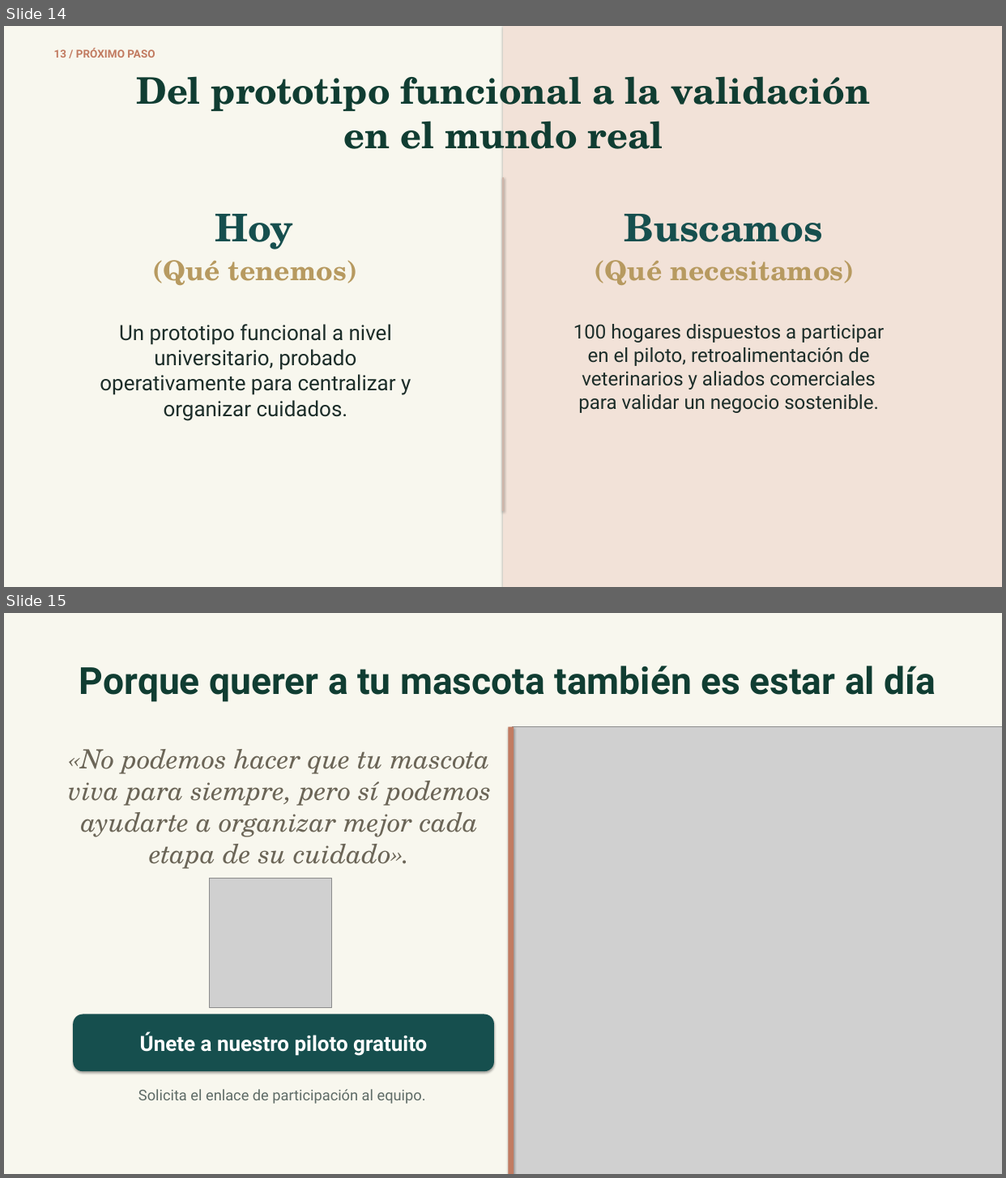
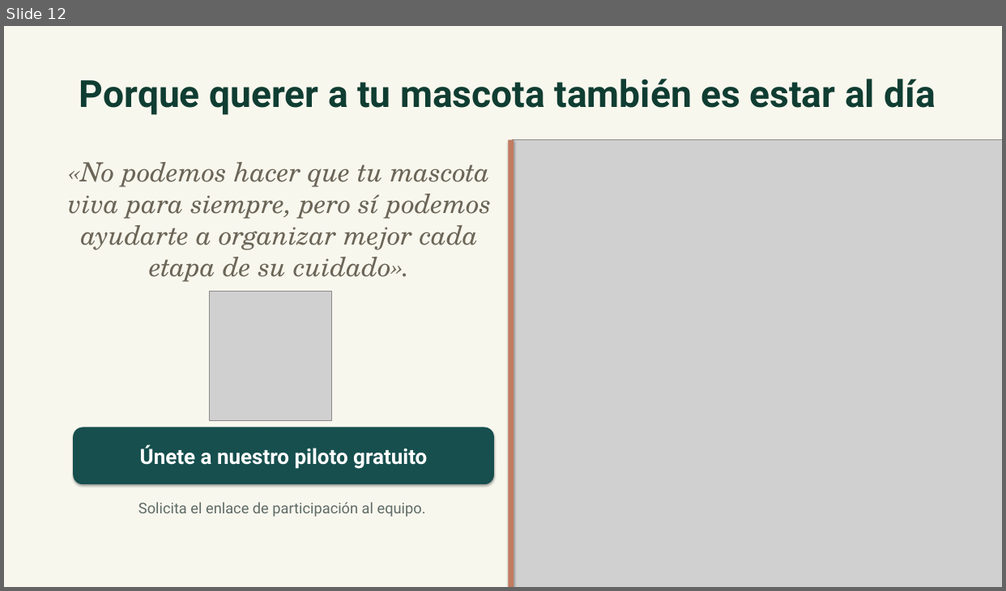
Before and after one commit to AlexTiclla/segundoProyectoIHC, a slide deck: Diapositiva/Mascota_al_dia.pptx. Shown one above the other, each under a label of ours: slides 14 and 15 before the commit, slide 12 after it. The pictures are 1006x1178 and 1006x591 pixels, drawn with LibreOffice and Linux fonts; fonts in the diff are those of the drawing; grey boxes stand for pictures. Boxes give left, top, right and bottom in pixels: in the first picture for what was removed or moved away, otherwise in the second. Text is boxed around its words. In the diff, an @@ line names an element or a change of style, - is before the commit and + after.

```diff
--- a/Diapositiva/Mascota_al_dia.pptx
+++ b/Diapositiva/Mascota_al_dia.pptx
@@ slide 14 removed at bbox=[4, 26, 1002, 587], background #F8F7EE @@
@@ text removed at bbox=[54, 48, 155, 58] @@
-13 / PRÓXIMO PASO
@@ rectangle removed at bbox=[503, 26, 1002, 587] @@
@@ text removed at bbox=[136, 76, 871, 149] @@
-Del prototipo funcional a la validación en el mundo real
@@ line removed from (503, 177) to (503, 511) @@
@@ text removed at bbox=[215, 214, 293, 250] @@
-Hoy
@@ text removed at bbox=[624, 214, 822, 242] @@
-Buscamos
@@ text removed at bbox=[153, 260, 357, 286] @@
-(Qué tenemos)
@@ text removed at bbox=[594, 260, 854, 285] @@
-(Qué necesitamos)
@@ text removed at bbox=[100, 324, 411, 421] @@
-Un prototipo funcional a nivel universitario, probado operativamente para centralizar y organizar cuidados.
@@ text removed at bbox=[573, 324, 884, 413] @@
-100 hogares dispuestos a participar en el piloto, retroalimentación de veterinarios y aliados comerciales para validar un negocio sostenible.
@@ what was slide 15 is now slide 12 @@
```
Also in this commit, not shown: 1 slide changed, 2 other slides removed.
